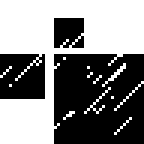
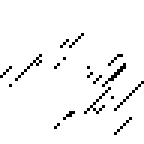
Layered file, before and after one edit (144 x 144). Changes by layer:
added group "White" with 1 layers above "Black" over [0, 18, 144, 144]
added layer "Layer 1" in group "White" over [0, 18, 144, 144]
moved "Rectangle 3 copy" into group "Black" over [54, 18, 84, 48]
moved "Rectangle 2 copy 2" into group "Black" over [0, 54, 45, 99]
moved "Rectangle 1 copy" into group "Black" over [54, 54, 144, 144]
